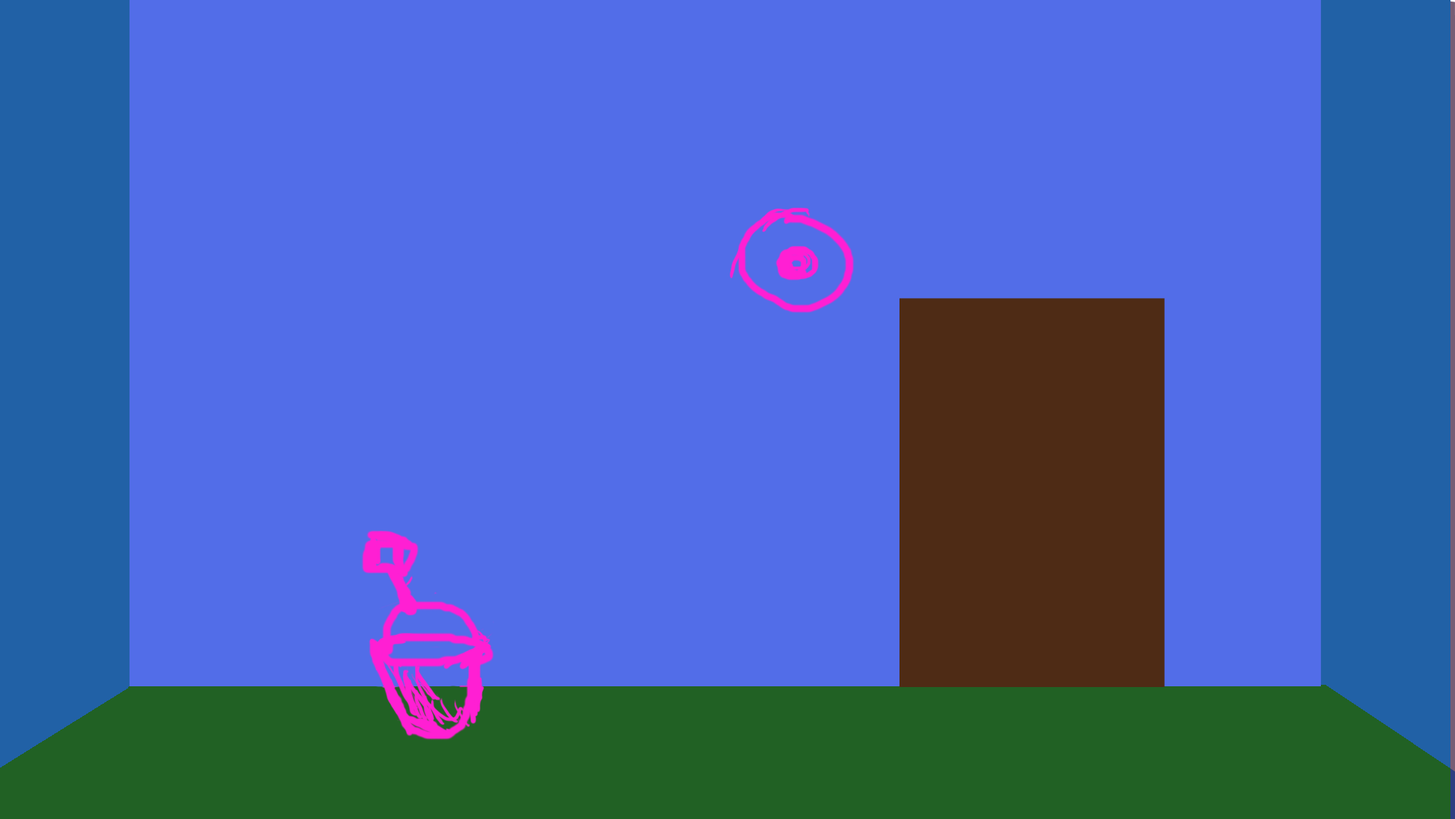
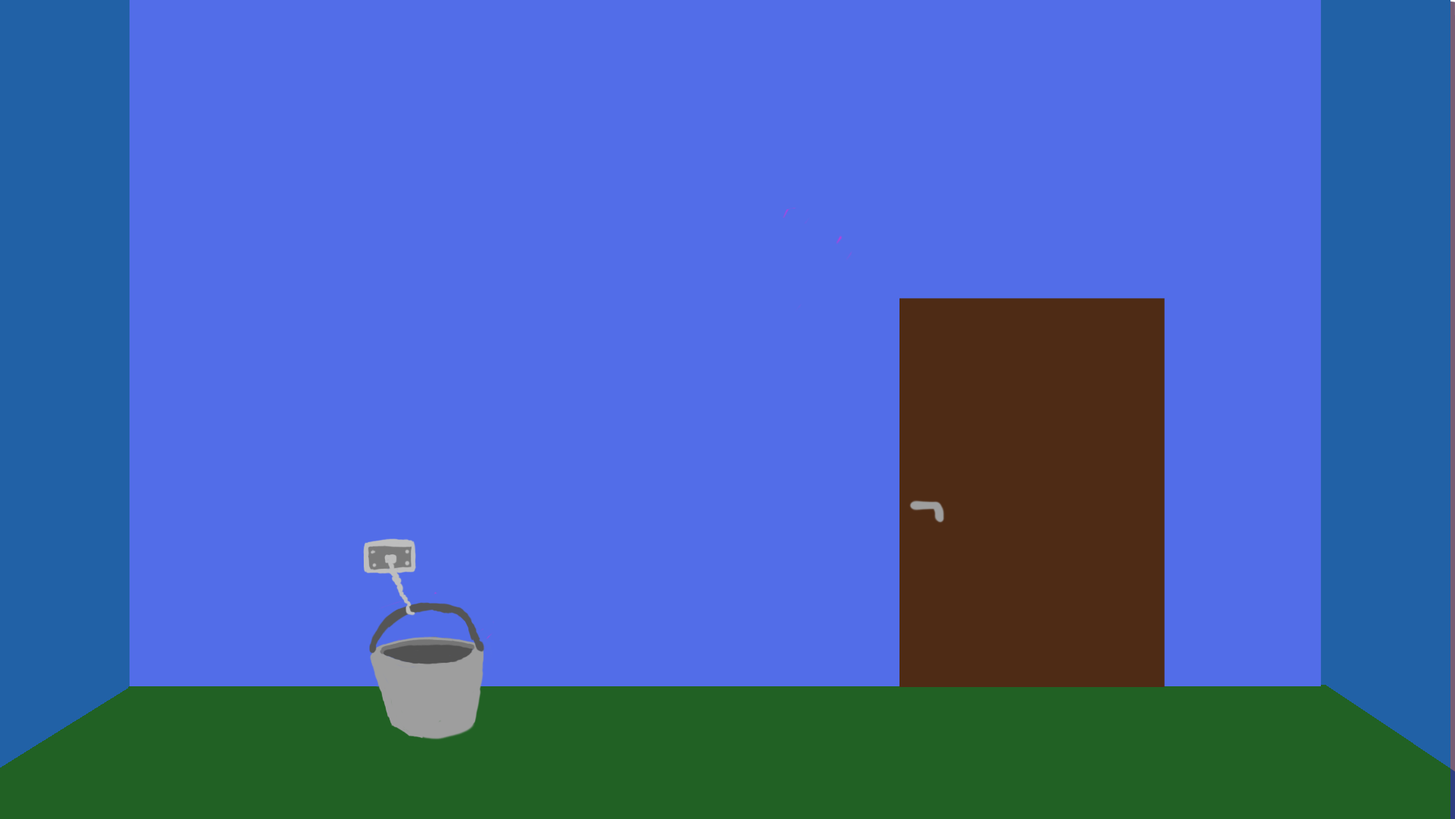
Layered file, before and after one edit (1455 x 819). Changes by layer:
added layer "bucket" above "door handle" over (363, 538, 493, 740)
added layer "door handle" above "sketch" over (909, 499, 946, 524)
"sketch": opacity 100% → 0% over (361, 529, 495, 740)
painted on "Improved copy second wall" over (729, 206, 856, 314)
